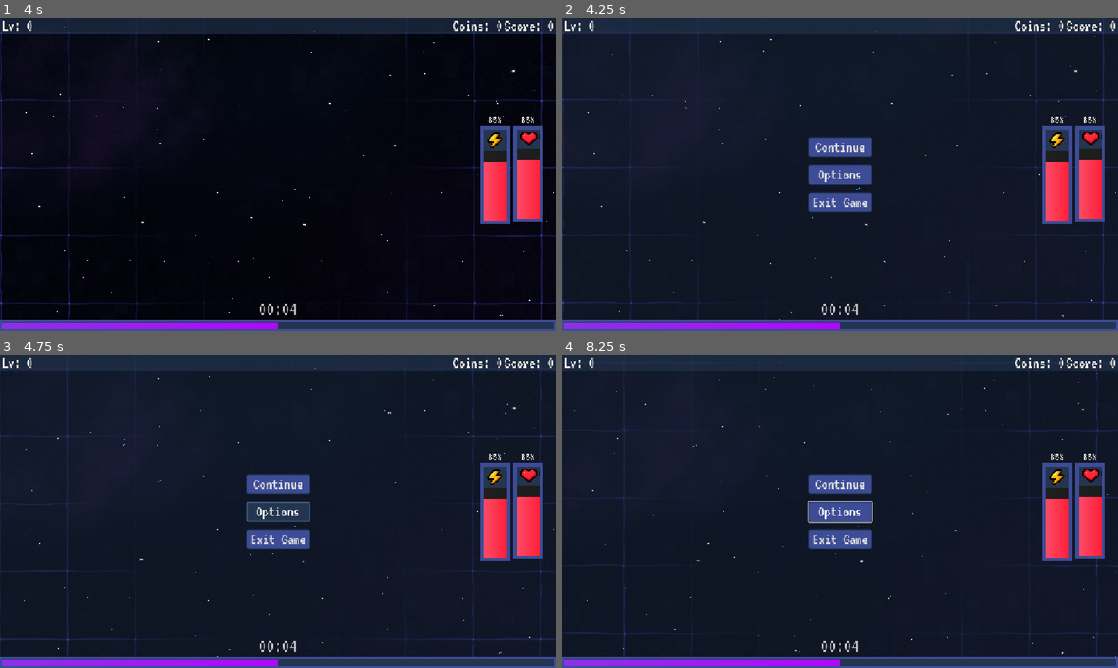
Above: before the commit, frames 1-4 (two rows, left to right).
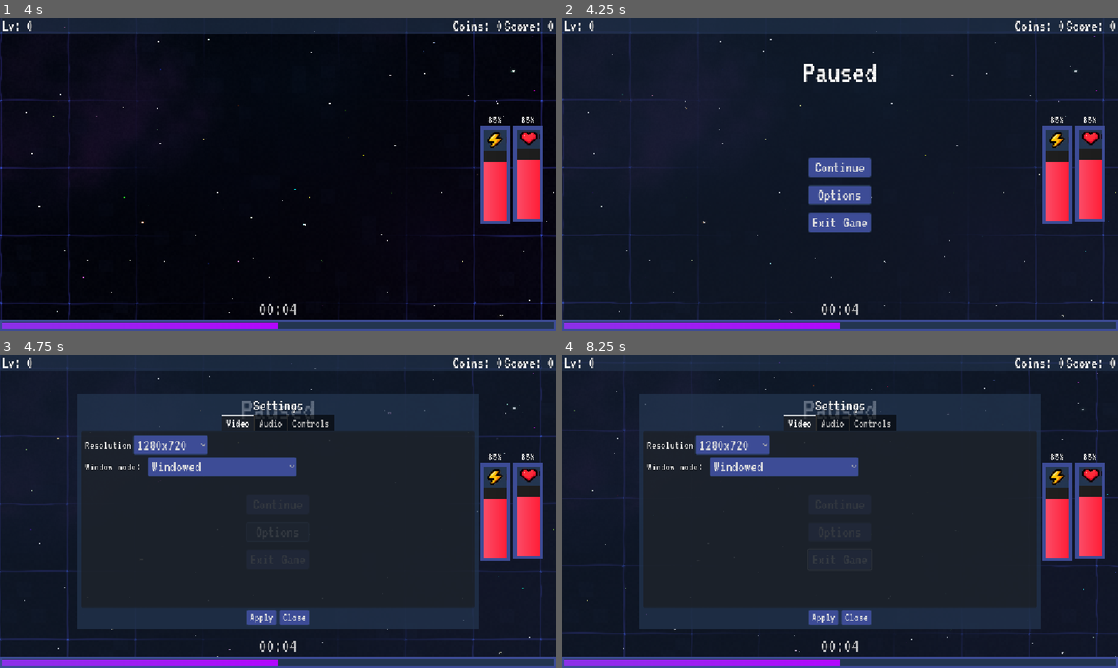
Above: after the commit, the same moments.

Repository: Savo-Consortium-of-Education/tatu-loppuprojekti
Game: Godot game, scene res://scenes/main.tscn
Same seed, same stepped clock (60 frames per second), same inputs: the game is played once before the commit and once after it. This scene is started directly instead of the project's main scene.
Inputs (mouse positions are in pixels of both pictures, inside the frame that each line leads up to):
- Up to frame 1 (4 s): hold D (move_right) 0.53-1.28 s; hold Right mouse button (ability) 0.53-1.28 s; move the mouse to (166, 190) at 1.27 s; hold Down (move_down) 1.28-2.03 s; click (166, 190) at 1.35 s; move the mouse to (333, 105) at 2.02 s; hold D (move_right) 2.03-2.78 s; hold Right mouse button (ability) 2.03-2.78 s; move the mouse to (250, 237) at 2.77 s; hold W (move_up) 2.78-3.53 s; click (250, 237) at 2.85 s; tap Enter at 3.5 s; move the mouse to (444, 221) at 3.52 s; hold Left (move_left) from 3.53 s (still down); hold Right mouse button (ability) from 3.53 s (still down)
- Up to frame 2 (4.25 s): keep holding Left (move_left); keep holding Right mouse button (ability); tap Escape (pause_menu) at 4.15 s
- Up to frame 3 (4.75 s): release Left (move_left) at 4.25 s; release Right mouse button (ability) at 4.25 s; click "Options" at 4.25 s
- Up to frame 4 (8.25 s): click "Continue" at 5 s; click "Continue" at 5.75 s; move the mouse to (673, 464) at 6.52 s; hold Left (move_left) 6.53-7.28 s; click (673, 464) at 6.6 s; move the mouse to (867, 511) at 7.27 s; hold Down (move_down) 7.28-8.03 s; hold Right mouse button (ability) 7.28-8.03 s; move the mouse to (756, 433) at 8.02 s; hold D (move_right) from 8.03 s (still down); click (756, 433) at 8.1 s

Frame 1 is identical in both runs. In frame 2, 3.3% of the frame differs, in the area x 43-57%, y 14-69%; in frame 3, 16%; in frame 4, 16%, in the area x 13-87%, y 12-88%.

Commit message:
feat(ui): add paused text

Diff:
--- a/scenes/menus/pause_menu.tscn
+++ b/scenes/menus/pause_menu.tscn
@@ -17,53 +17,60 @@
 grow_vertical = 2
 theme_override_styles/panel = SubResource("StyleBoxFlat_rvr8k")
 
-[node name="Label" type="Label" parent="PanelContainer" unique_id=868266052]
+[node name="Control" type="Control" parent="PanelContainer" unique_id=1941722287]
 layout_mode = 2
+
+[node name="VBoxContainer" type="VBoxContainer" parent="PanelContainer/Control" unique_id=571067089]
+layout_mode = 1
+anchors_preset = 15
+anchor_right = 1.0
+anchor_bottom = 1.0
+grow_horizontal = 2
+grow_vertical = 2
+
+[node name="MarginContainer2" type="MarginContainer" parent="PanelContainer/Control/VBoxContainer" unique_id=101956840]
+layout_mode = 2
+theme_override_constants/margin_top = 80
+theme_override_constants/margin_bottom = 80
+
+[node name="Label" type="Label" parent="PanelContainer/Control/VBoxContainer/MarginContainer2" unique_id=868266052]
+layout_mode = 2
+theme = ExtResource("2_7unhi")
+theme_override_font_sizes/font_size = 64
 text = "Paused"
 horizontal_alignment = 1
 
-[node name="Control" type="Control" parent="PanelContainer" unique_id=1941722287]
+[node name="MarginContainer" type="MarginContainer" parent="PanelContainer/Control/VBoxContainer" unique_id=309293393]
 layout_mode = 2
+size_flags_horizontal = 4
+size_flags_vertical = 3
+theme_override_constants/margin_top = 60
 
-[node name="MarginContainer" type="MarginContainer" parent="PanelContainer/Control" unique_id=309293393]
-layout_mode = 1
-anchors_preset = 8
-anchor_left = 0.5
-anchor_top = 0.5
-anchor_right = 0.5
-anchor_bottom = 0.5
-offset_left = -37.0
-offset_top = -53.5
-offset_right = 37.0
-offset_bottom = 53.5
-grow_horizontal = 2
-grow_vertical = 2
-
-[node name="VBoxContainer" type="VBoxContainer" parent="PanelContainer/Control/MarginContainer" unique_id=413908404]
+[node name="VBoxContainer" type="VBoxContainer" parent="PanelContainer/Control/VBoxContainer/MarginContainer" unique_id=413908404]
 layout_mode = 2
 theme_override_constants/separation = 16
 
-[node name="ContinueButton" type="Button" parent="PanelContainer/Control/MarginContainer/VBoxContainer" unique_id=301418167]
+[node name="ContinueButton" type="Button" parent="PanelContainer/Control/VBoxContainer/MarginContainer/VBoxContainer" unique_id=301418167]
 unique_name_in_owner = true
 layout_mode = 2
 theme = ExtResource("2_7unhi")
 theme_override_font_sizes/font_size = 32
 text = "Continue"
 
-[node name="OptionsButton" type="Button" parent="PanelContainer/Control/MarginContainer/VBoxContainer" unique_id=637835207]
+[node name="OptionsButton" type="Button" parent="PanelContainer/Control/VBoxContainer/MarginContainer/VBoxContainer" unique_id=637835207]
 unique_name_in_owner = true
 layout_mode = 2
 theme = ExtResource("2_7unhi")
 theme_override_font_sizes/font_size = 32
 text = "Options"
 
-[node name="ExitGameButton" type="Button" parent="PanelContainer/Control/MarginContainer/VBoxContainer" unique_id=1292943170]
+[node name="ExitGameButton" type="Button" parent="PanelContainer/Control/VBoxContainer/MarginContainer/VBoxContainer" unique_id=1292943170]
 unique_name_in_owner = true
 layout_mode = 2
 theme = ExtResource("2_7unhi")
 theme_override_font_sizes/font_size = 32
 text = "Exit Game"
 
-[connection signal="pressed" from="PanelContainer/Control/MarginContainer/VBoxContainer/ContinueButton" to="." method="_on_continue_button_pressed"]
-[connection signal="pressed" from="PanelContainer/Control/MarginContainer/VBoxContainer/OptionsButton" to="." method="_on_options_button_pressed"]
-[connection signal="pressed" from="PanelContainer/Control/MarginContainer/VBoxContainer/ExitGameButton" to="." method="_on_exit_game_button_pressed"]
+[connection signal="pressed" from="PanelContainer/Control/VBoxContainer/MarginContainer/VBoxContainer/ContinueButton" to="." method="_on_continue_button_pressed"]
+[connection signal="pressed" from="PanelContainer/Control/VBoxContainer/MarginContainer/VBoxContainer/OptionsButton" to="." method="_on_options_button_pressed"]
+[connection signal="pressed" from="PanelContainer/Control/VBoxContainer/MarginContainer/VBoxContainer/ExitGameButton" to="." method="_on_exit_game_button_pressed"]
--- a/scripts/ui/pause_menu.gd
+++ b/scripts/ui/pause_menu.gd
@@ -5,6 +5,7 @@
 @onready var exit_game_btn = %ExitGameButton
 
 const confirm_menu_scene: PackedScene = preload("res://scenes/menus/confirm_menu.tscn")
+const options_menu_scene: PackedScene = preload("res://scenes/menus/options_menu.tscn")
 
 func _on_continue_button_pressed() -> void:
     var world := get_tree().current_scene
@@ -19,7 +20,8 @@
     queue_free()
 
 func _on_options_button_pressed() -> void:
-    pass
+    var options = options_menu_scene.instantiate()
+    add_child(options)
 
 func _on_exit_game_button_pressed() -> void:
     var confirm = confirm_menu_scene.instantiate()
Not shown, changed: kanban_tasks_data.kanban
